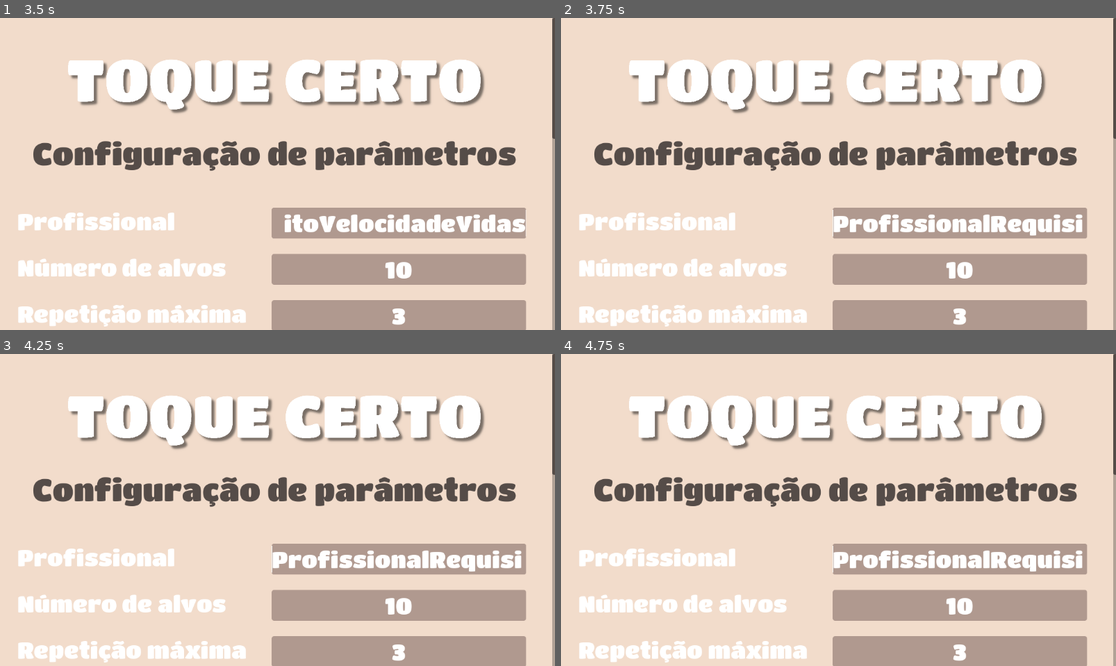
Above: before the commit, frames 1-4 (two rows, left to right).
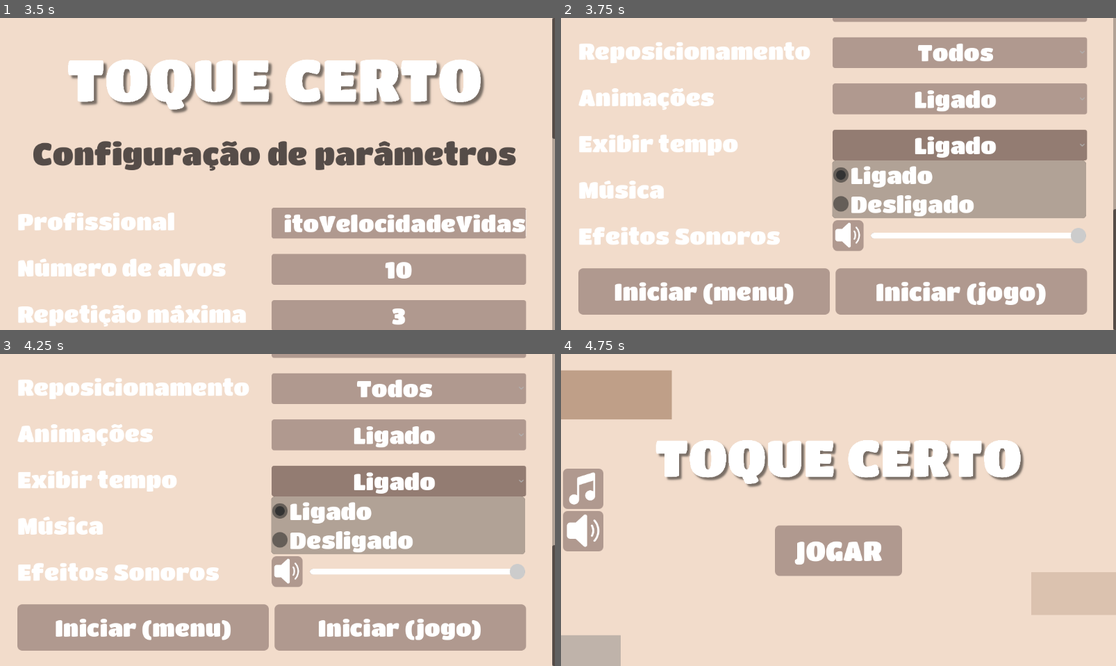
Above: after the commit, the same moments.

Repository: Frankl1sales/Course-Start-Godot
Game: Godot game, scene res://UI/tela_pré_teste.tscn
Two runs of this game, one before a commit and one after it. Both use one fixed random seed, a clock stepped at 60 frames per second and the inputs below.
Inputs (mouse positions are in pixels of both pictures, inside the frame that each line leads up to):
- Up to frame 1 (3.5 s): click (399, 223) at 0.52 s; type "Profissional" at 0.6 s; type "Requisito" at 1.25 s; type "Velocidade" at 2 s; type "Vidas" at 2.75 s
- Up to frame 2 (3.75 s): tap Enter at 3.5 s; move the mouse to (960, 158) at 3.52 s; click (960, 158) at 3.67 s
- Up to frame 3 (4.25 s): no input
- Up to frame 4 (4.75 s): click (705, 628) at 4.25 s, where only the run after the commit has a clickable "Iniciar (menu)"

Frame 1 is identical in both runs. In frame 2, 53% of the frame differs, in the area x 3-100%, y 0-100%; in frame 3, 53%; in frame 4, 45%.

Commit message:
Faça o Enter no ID do profissional iniciar o teste
Caso o usuário tenha apertado um botão para iniciar na tela secreta sem
que o ID do profissional tenha sido preenchido, a tela irá para o campo
de ID do profissional, permitindo que ele seja preenchido.

Agora quando isso ocorre, ao submeter o campo do ID do profissional
(tecla Enter e equivalentes), a ação do botão que havia sido pressionado
é executada. Caso um botão não tenha sido pressionado, a tela irá até os
botões e exibirá uma animação sugerindo que um botão seja pressionado.

Diff:
--- a/UI/tela_pré_teste.gd
+++ b/UI/tela_pré_teste.gd
@@ -1,4 +1,10 @@
 extends Control
+
+enum ModoEnter {
+	NENHUM,
+	MENU,
+	JOGO
+}
 
 var ícone_música_normal: Resource = preload("res://assets/icons/music_note/music_note_normal.svg")
 var ícone_música_pressionado: Resource = preload("res://assets/icons/music_note/music_note_pressed.svg")
@@ -13,6 +19,8 @@
 const TAMANHO_BASE_DA_FONTE_SUBTÍTULO: int = 64
 const TAMANHO_BASE_DA_FONTE: int = 48
 const TAMANHO_BASE_DA_BARRA_DE_SCROLL: int = 12
+
+var modo_enter: int = ModoEnter.NENHUM
 
 
 # Called when the node enters the scene tree for the first time.
@@ -128,6 +136,8 @@
 	$"ScrollContainer/Control/BotãoIniciarMenu".add_theme_font_size_override("font_size", TAMANHO_BASE_DA_FONTE * GameManager.escala)
 	$"ScrollContainer/Control/BotãoIniciarJogo".add_theme_font_size_override("font_size", TAMANHO_BASE_DA_FONTE * GameManager.escala)
 
+	modo_enter = ModoEnter.NENHUM
+
 
 # Called every frame. 'delta' is the elapsed time since the previous frame.
 func _process(_delta: float) -> void:
@@ -208,11 +218,46 @@
 	tween.tween_property($ScrollContainer/Control/LineEditProfissional, "theme_override_font_sizes/font_size", TAMANHO_BASE_DA_FONTE * GameManager.escala, 0.1)
 
 
+func iniciar_menu() -> void:
+	if GameManager.id_profissional == "":
+		modo_enter = ModoEnter.MENU
+		id_profissional_inválido()
+	else:
+		get_tree().change_scene_to_file("res://UI/tela_inicial_teste.tscn")
+
+
+func iniciar_jogo() -> void:
+	if GameManager.id_profissional == "":
+		modo_enter = ModoEnter.JOGO
+		id_profissional_inválido()
+	else:
+		GameManager.iniciar_jogo()
+
+
 func _on_line_edit_profissional_text_submitted(new_text: String) -> void:
 	atualizar_id_profissional(new_text)
 
+	if GameManager.id_profissional == "":
+		id_profissional_inválido()
+	else:
+		match modo_enter:
+			ModoEnter.NENHUM:
+				var tween: Tween = create_tween()
+				var início_do_scroll: int = $ScrollContainer.scroll_vertical
+				var fim_do_scroll: int = $"ScrollContainer/Control/BotãoIniciarJogo".position.y - 16 * GameManager.escala
+				tween.tween_property($ScrollContainer, "scroll_vertical", fim_do_scroll, 0.1).from(início_do_scroll)
+				tween.tween_property($"ScrollContainer/Control/BotãoIniciarMenu", "theme_override_font_sizes/font_size", (TAMANHO_BASE_DA_FONTE + 2) * GameManager.escala, 0.05).set_ease(Tween.EASE_IN)
+				tween.tween_property($"ScrollContainer/Control/BotãoIniciarJogo", "theme_override_font_sizes/font_size", (TAMANHO_BASE_DA_FONTE + 2) * GameManager.escala, 0.05).set_ease(Tween.EASE_IN)
+				tween.tween_property($"ScrollContainer/Control/BotãoIniciarMenu", "theme_override_font_sizes/font_size", TAMANHO_BASE_DA_FONTE * GameManager.escala, 0.05).set_ease(Tween.EASE_OUT)
+				tween.tween_property($"ScrollContainer/Control/BotãoIniciarJogo", "theme_override_font_sizes/font_size", TAMANHO_BASE_DA_FONTE * GameManager.escala, 0.05).set_ease(Tween.EASE_OUT)
+			ModoEnter.MENU:
+				iniciar_menu()
+			ModoEnter.JOGO:
+				iniciar_jogo()
+
 
 func _on_line_edit_profissional_focus_exited() -> void:
+	modo_enter = ModoEnter.NENHUM
 	atualizar_id_profissional($ScrollContainer/Control/LineEditProfissional.text)
 
 
@@ -372,14 +417,8 @@
 
 
 func _on_botão_iniciar_menu_pressed() -> void:
-	if GameManager.id_profissional == "":
-		id_profissional_inválido()
-	else:
-		get_tree().change_scene_to_file("res://UI/tela_inicial_teste.tscn")
+	iniciar_menu()
 
 
 func _on_botão_iniciar_jogo_pressed() -> void:
-	if GameManager.id_profissional == "":
-		id_profissional_inválido()
-	else:
-		GameManager.iniciar_jogo()
+	iniciar_jogo()
